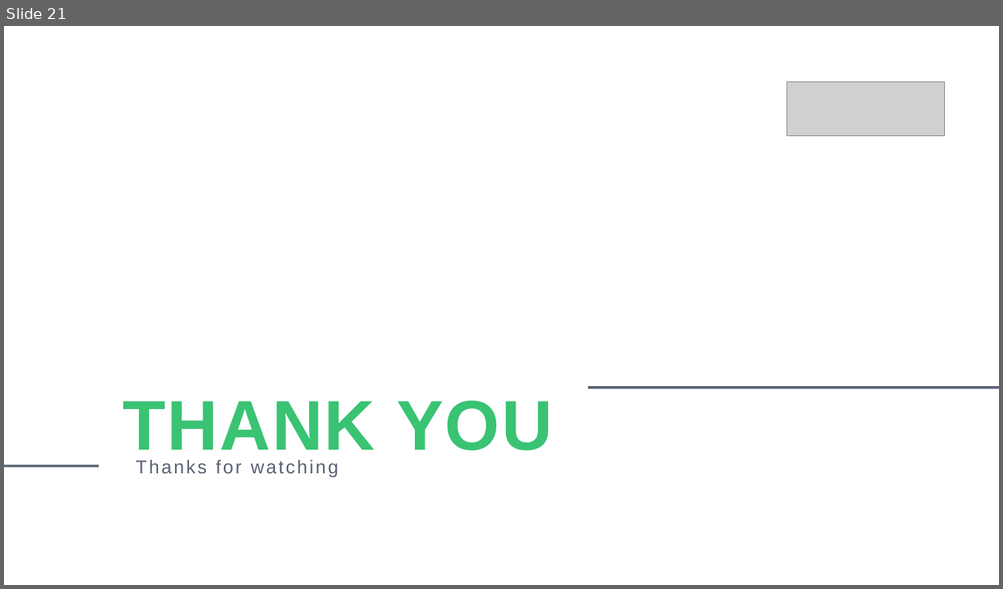
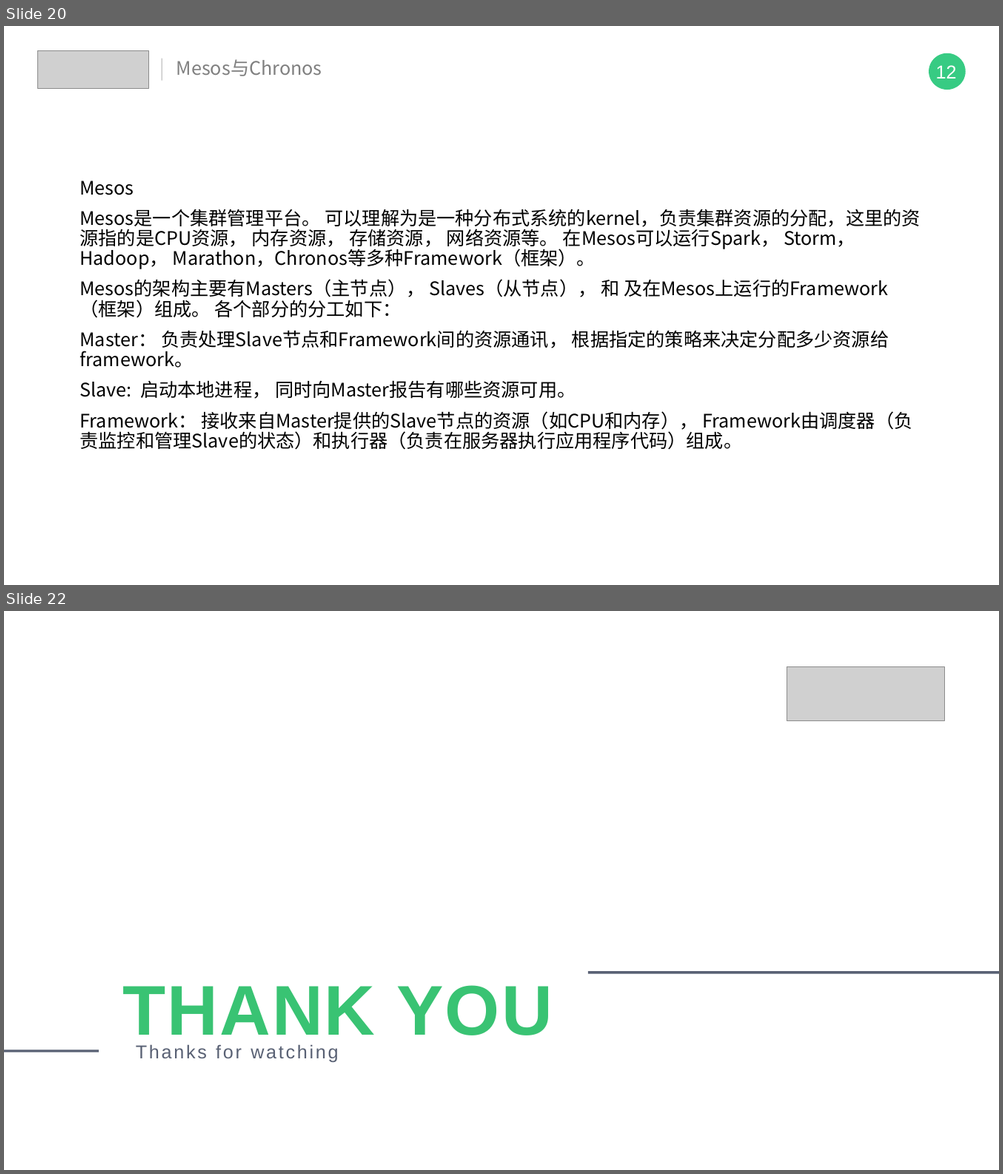
Before and after one commit to IT18Monkey/java-learn-note, a slide deck: 技术分享/浅尝docker.pptx. Shown one above the other, each under a label of ours: slide 21 before the commit, slides 20 and 22 after it; the slides between them are not shown. The pictures are 1003x589 and 1003x1174 pixels, drawn with LibreOffice and Linux fonts; fonts in the diff are those of the drawing; grey boxes stand for pictures. Boxes give left, top, right and bottom in pixels: in the first picture for what was removed or moved away, otherwise in the second. Text is boxed around its words. In the diff, an @@ line names an element or a change of style, - is before the commit and + after.

```diff
--- a/技术分享/浅尝docker.pptx
+++ b/技术分享/浅尝docker.pptx
@@ slide 20 added at box(4, 26, 999, 585), background #FFFFFF @@
@@ group added at box(37, 50, 965, 90): 2 texts, 1 ellipse, 1 picture, 1 line @@
+12
+Mesos与Chronos
@@ text added at box(79, 181, 919, 450), 18 pt, text #000000 @@
+Mesos
+Mesos是一个集群管理平台。 可以理解为是一种分布式系统的kernel，负责集群资源的分配，这里的资源指的是CPU资源， 内存资源， 存储资源， 网络资源等。 在Mesos可以运行Spark， Storm， Hadoop， Marathon，Chronos等多种Framework（框架）。
+Mesos的架构主要有Masters（主节点）， Slaves（从节点）， 和 及在Mesos上运行的Framework（框架）组成。 各个部分的分工如下：
+Master： 负责处理Slave节点和Framework间的资源通讯， 根据指定的策略来决定分配多少资源给framework。
+Slave: 启动本地进程， 同时向Master报告有哪些资源可用。
+Framework： 接收来自Master提供的Slave节点的资源（如CPU和内存）， Framework由调度器（负责监控和管理Slave的状态）和执行器（负责在服务器执行应用程序代码）组成。
@@ what was slide 21 is now slide 22 @@
```
Also in this commit, not shown: 5 slides changed, 1 other file.
